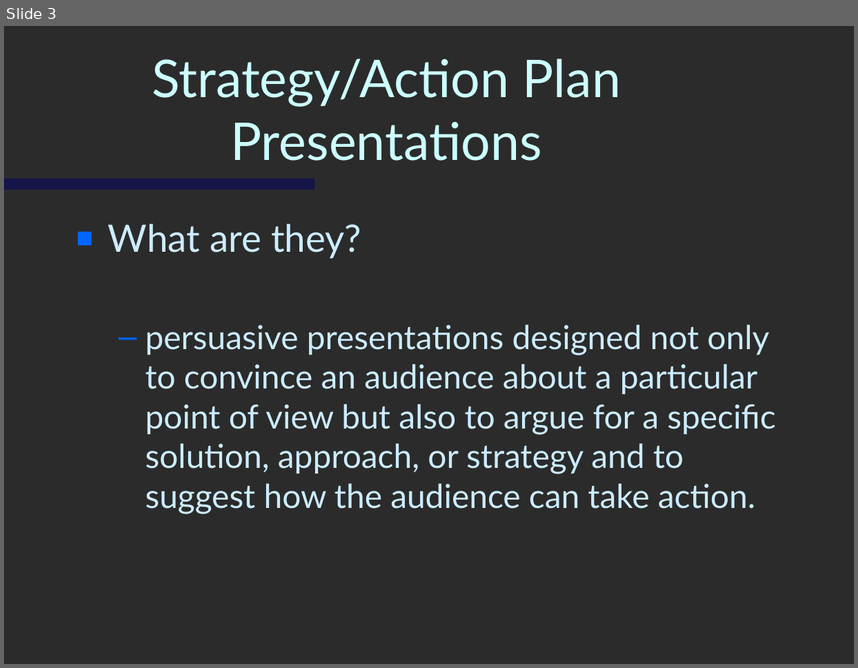
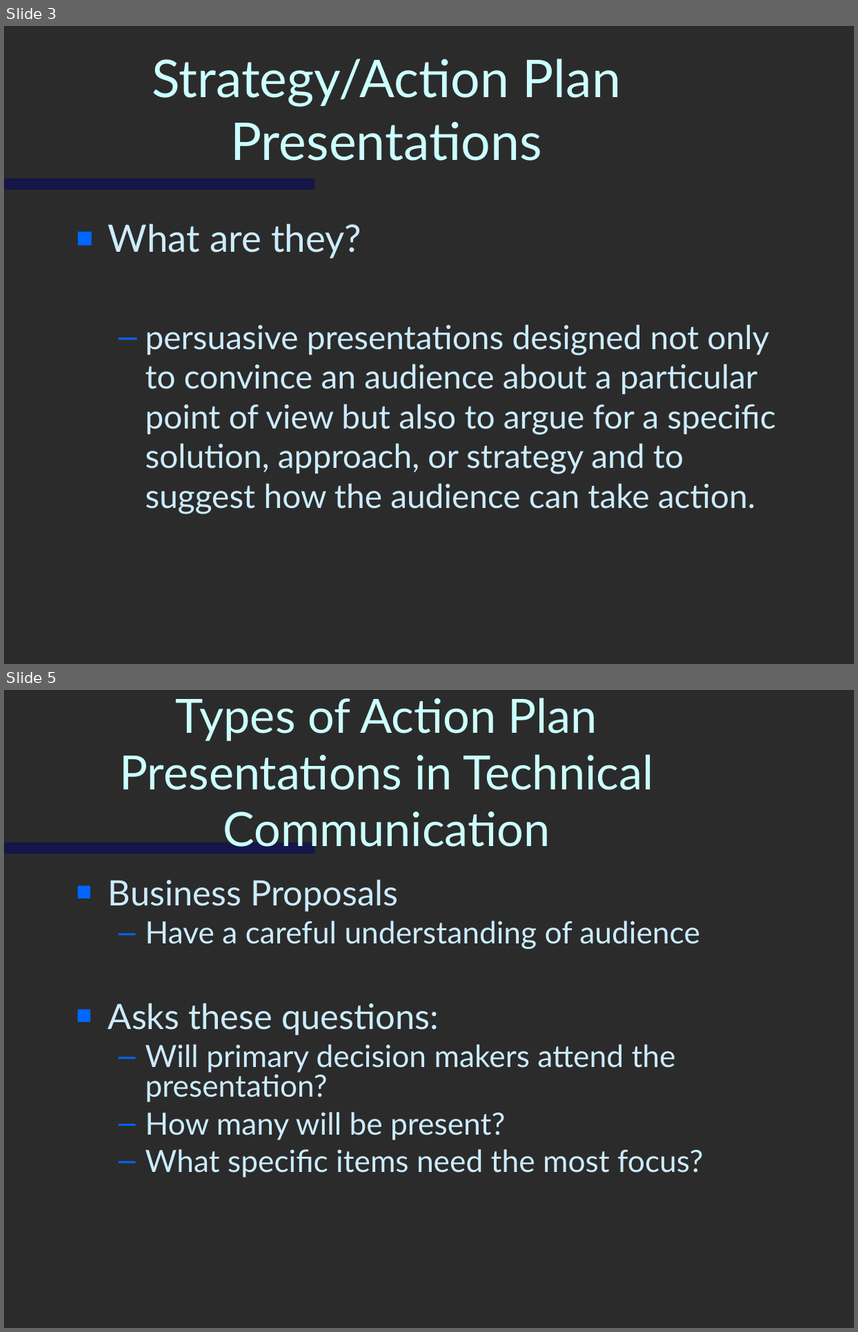
Before and after one commit to sumdog/assignments, a slide deck: pc2500-presentations/pc2500-presentation3.ppt. Shown one above the other, each under a label of ours: slide 3 before the commit, slides 3 and 5 after it; the slides between them are not shown. The pictures are 858x668 and 858x1332 pixels, drawn with LibreOffice and Linux fonts; fonts in the diff are those of the drawing; background and template pictures are left out; a plain dark background stands for a picture behind light text. Boxes give left, top, right and bottom in pixels: in the first picture for what was removed or moved away, otherwise in the second. Text is boxed around its words. In the diff, an @@ line names an element or a change of style, - is before the commit and + after.

```diff
--- a/pc2500-presentations/pc2500-presentation3.ppt
+++ b/pc2500-presentations/pc2500-presentation3.ppt
@@ slide 5 added at (x1=4, y1=690, x2=854, y2=1328), background picture (left out); not listed: 1 template element that a slide beside it also shows @@
@@ title added at (x1=119, y1=698, x2=653, y2=847), 40 pt, text #CCFFFF @@
+Types of Action Plan Presentations in Technical Communication
@@ text added at (x1=108, y1=879, x2=703, y2=1177), 25.9 pt, text #CCECFF @@
+■ Business Proposals
+  – Have a careful understanding of audience
+■ Asks these questions:
+  – Will primary decision makers attend the presentation?
+  – How many will be present?
+  – What specific items need the most focus?
```
Also in this commit, not shown: 2 other slides added, 4 other files.
